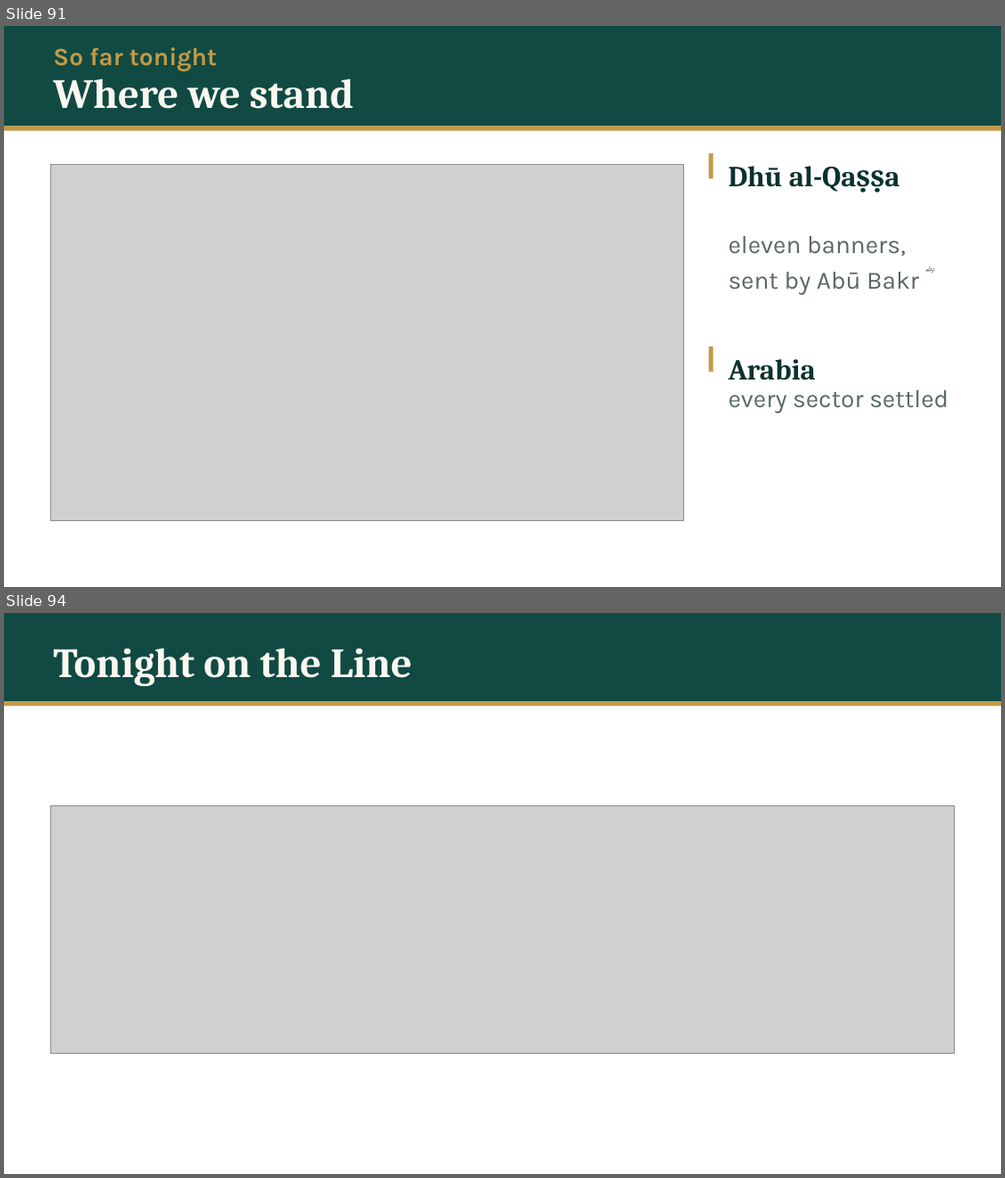
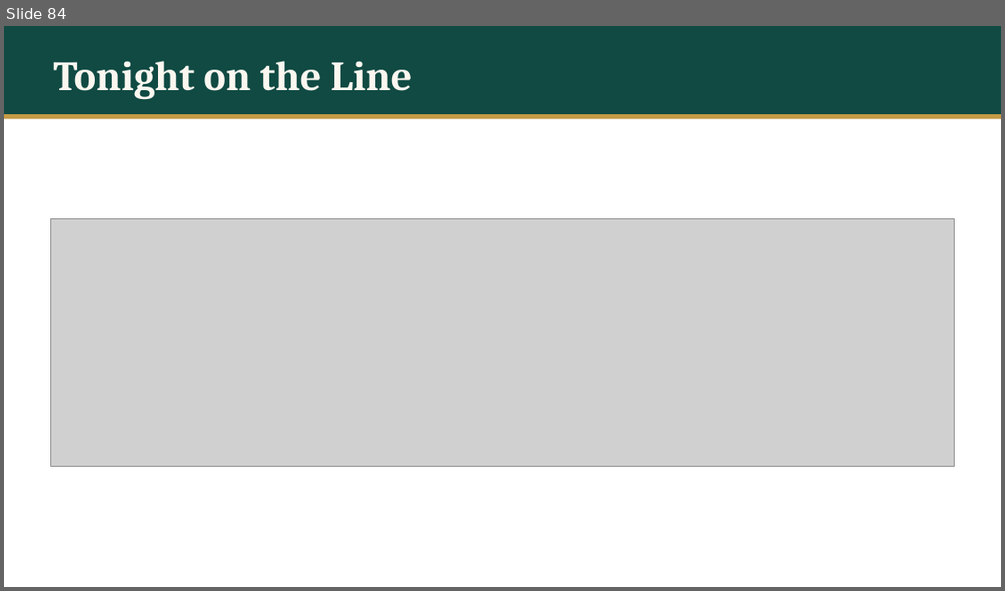
Before and after one commit to daniyalyasin93/2026SeptemberIslamicHistoryClass, a slide deck: S06_hadramawt_bahrayn/S06.pptx. Shown one above the other, each under a label of ours: slides 91 and 94 before the commit, slide 84 after it; the slides between them are not shown. The pictures are 1005x1178 and 1005x591 pixels, drawn with LibreOffice and Linux fonts; fonts in the diff are those of the drawing; grey boxes stand for pictures. Boxes give left, top, right and bottom in pixels: in the first picture for what was removed or moved away, otherwise in the second. Text is boxed around its words. In the diff, an @@ line names an element or a change of style, - is before the commit and + after.

```diff
--- a/S06_hadramawt_bahrayn/S06.pptx
+++ b/S06_hadramawt_bahrayn/S06.pptx
@@ slide 91 removed at box(4, 26, 1001, 587), background #FFFFFF @@
@@ rectangle removed at box(4, 26, 1001, 127) @@
@@ text removed at box(53, 47, 217, 71) @@
-So far tonight
@@ text removed at box(53, 79, 354, 109) @@
-Where we stand
@@ rectangle removed at box(4, 127, 1001, 131) @@
@@ rectangle removed at box(709, 153, 713, 178) @@
@@ picture removed at box(50, 164, 684, 520) @@
@@ text removed at box(728, 166, 857, 192) @@
-Dhū al-Qaṣṣa
@@ text removed at box(728, 236, 925, 295) @@
-eleven banners, sent by Abū Bakr ؓ
@@ rectangle removed at box(709, 346, 713, 372) @@
@@ text removed at box(728, 359, 816, 380) @@
-Arabia
@@ text removed at box(728, 390, 948, 412) @@
-every sector settled
@@ what was slide 94 is now slide 84 @@
```
Also in this commit, not shown: 7 slides changed, 2 slides added, 11 other slides removed, 18 other files.
